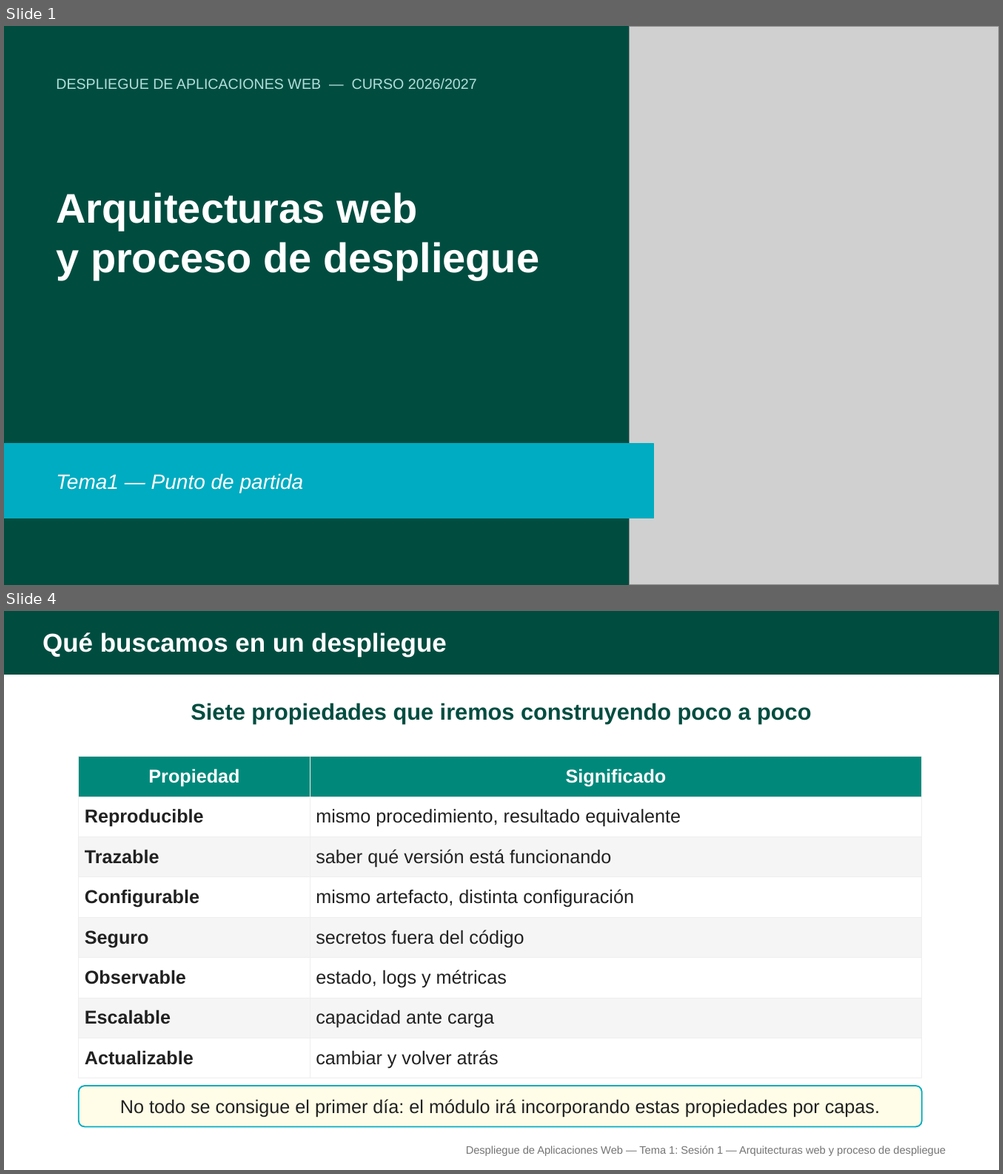
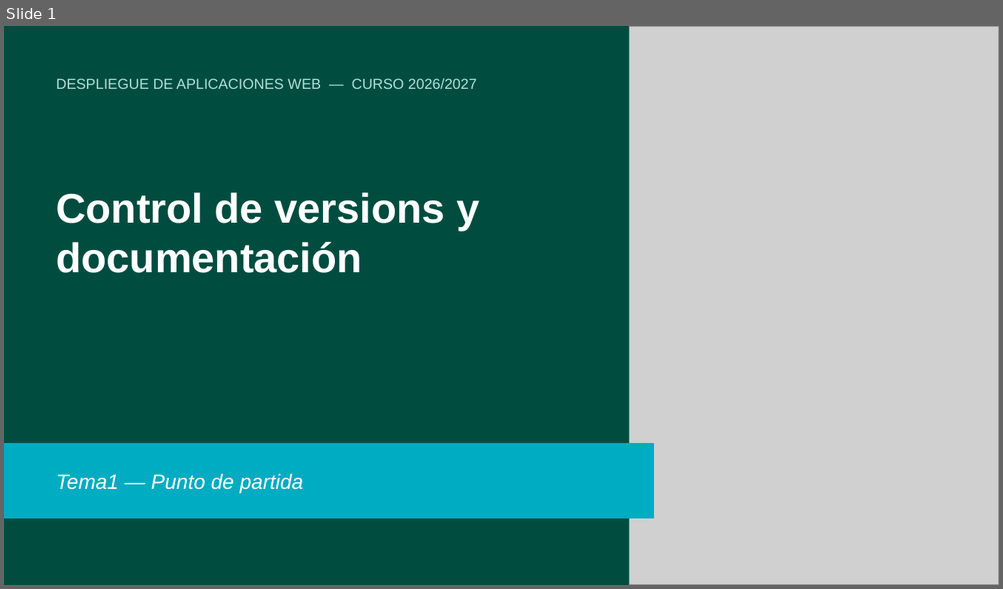
Before and after one commit to alejandroroig/despliegue-daw, a slide deck: docs/tema1/diapositivas/control_versiones_documentacion.pptx. Shown one above the other, each under a label of ours: slides 1 and 4 before the commit, slide 1 after it; the slides between them are not shown. The pictures are 1003x1174 and 1003x589 pixels, drawn with LibreOffice and Linux fonts; fonts in the diff are those of the drawing; grey boxes stand for pictures. Boxes give left, top, right and bottom in pixels: in the first picture for what was removed or moved away, otherwise in the second. Text is boxed around its words. In the diff, an @@ line names an element or a change of style, - is before the commit and + after.

```diff
--- a/docs/tema1/diapositivas/control_versiones_documentacion.pptx
+++ b/docs/tema1/diapositivas/control_versiones_documentacion.pptx
@@ slide 4 removed at [4, 611, 999, 1170], background #FFFFFF @@
@@ rectangle removed at [4, 611, 999, 675] @@
@@ text removed at [42, 632, 447, 657] @@
-Qué buscamos en un despliegue
@@ text removed at [190, 703, 811, 724] @@
-Siete propiedades que iremos construyendo poco a poco
@@ table removed at [79, 757, 922, 1079], 8 rows, 2 columns @@
-Propiedad | Significado
-Reproducible | mismo procedimiento, resultado equivalente
-Trazable | saber qué versión está funcionando
-Configurable | mismo artefacto, distinta configuración
-Seguro | secretos fuera del código
-Observable | estado, logs y métricas
-Escalable | capacidad ante carga
-Actualizable | cambiar y volver atrás
@@ rounded rectangle removed at [79, 1086, 922, 1128] @@
@@ text removed at [120, 1099, 879, 1118] @@
-No todo se consigue el primer día: el módulo irá incorporando estas propiedades por capas.
@@ text removed at [466, 1146, 945, 1156] @@
-Despliegue de Aplicaciones Web — Tema 1: Sesión 1 — Arquitecturas web y proceso de despliegue
@@ slide 1 changed as well @@
@@ text at [56, 192, 479, 273]: text changed @@
-Arquitecturas web
-y proceso de despliegue
+Control de versions y documentación
```
Also in this commit, not shown: 2 other slides changed, 12 slides added, 10 other slides removed, 3 other files.
